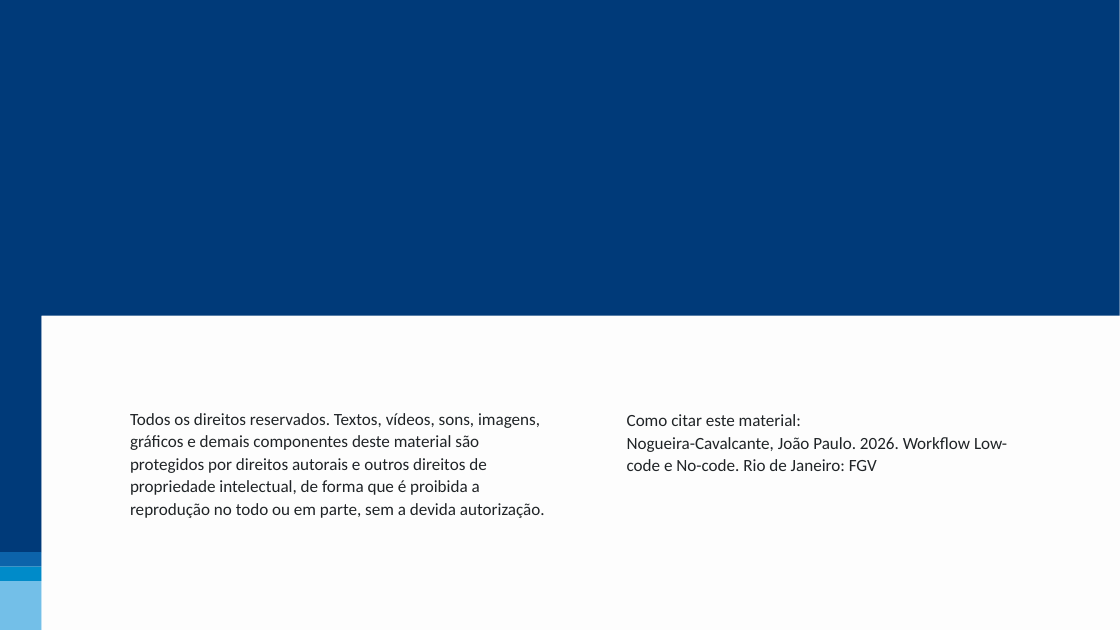
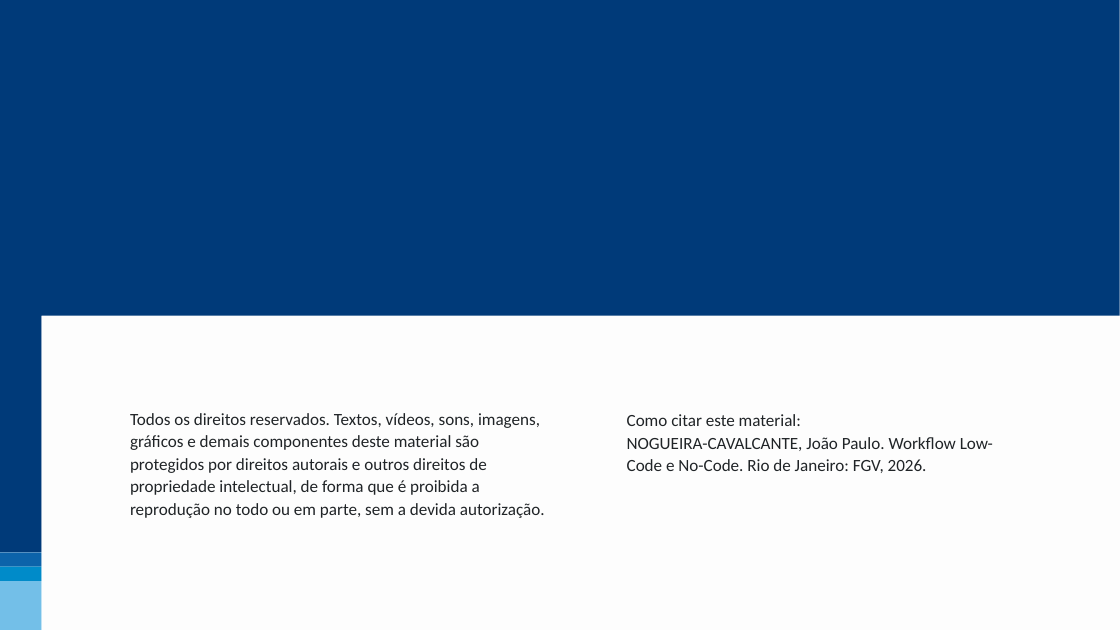
Before and after one commit to nogueira-cavalcante/fgv, a slide deck: slide 12 of Workflow Low-Code e No-Code/apresentações/01 - Workflow Low-code e No-code.pptx (slide 22 before the commit). Drawn at 1120x630 pixels with LibreOffice and Linux fonts; fonts in the diff are those of the drawing; background and template pictures are left out. Boxes give left, top, right and bottom in pixels: in the first picture for what was removed or moved away, otherwise in the second. Text is boxed around its words. In the diff, an @@ line names an element or a change of style, - is before the commit and + after.

Commit message:
Começo da apresentação de workflow low-code e no-code

```diff
--- a/Workflow Low-Code e No-Code/apresentações/01 - Workflow Low-code e No-code.pptx
+++ b/Workflow Low-Code e No-Code/apresentações/01 - Workflow Low-code e No-code.pptx
@@ text at bbox=[627, 437, 993, 473]: text changed @@
-Nogueira-Cavalcante, João Paulo. 2026. Workflow Low-code e No-code. Rio de Janeiro: FGV
+NOGUEIRA-CAVALCANTE, João Paulo. Workflow Low-Code e No-Code. Rio de Janeiro: FGV, 2026.
```
Also in this commit, not shown: 8 other slides changed, 2 slides added, 12 slides removed.
